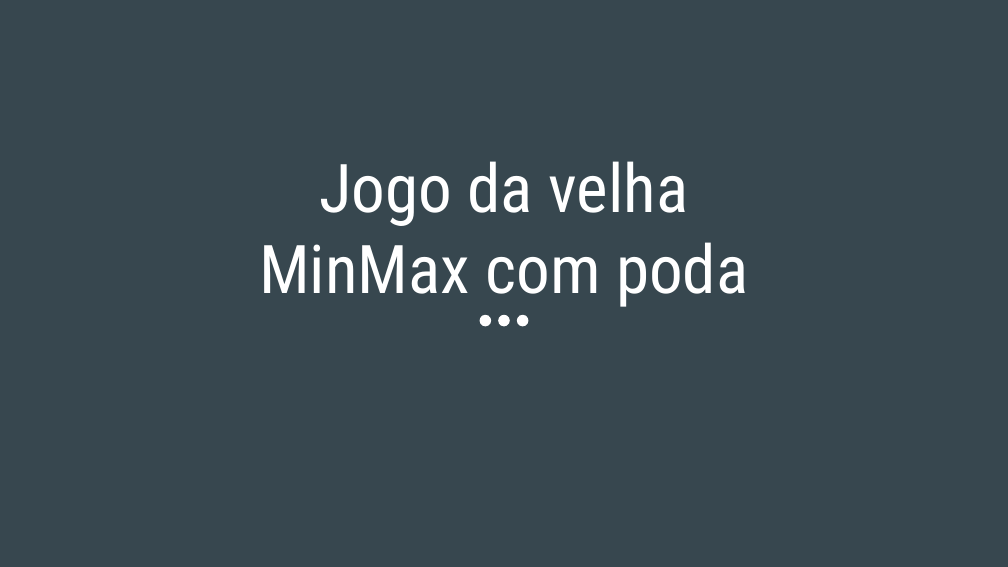
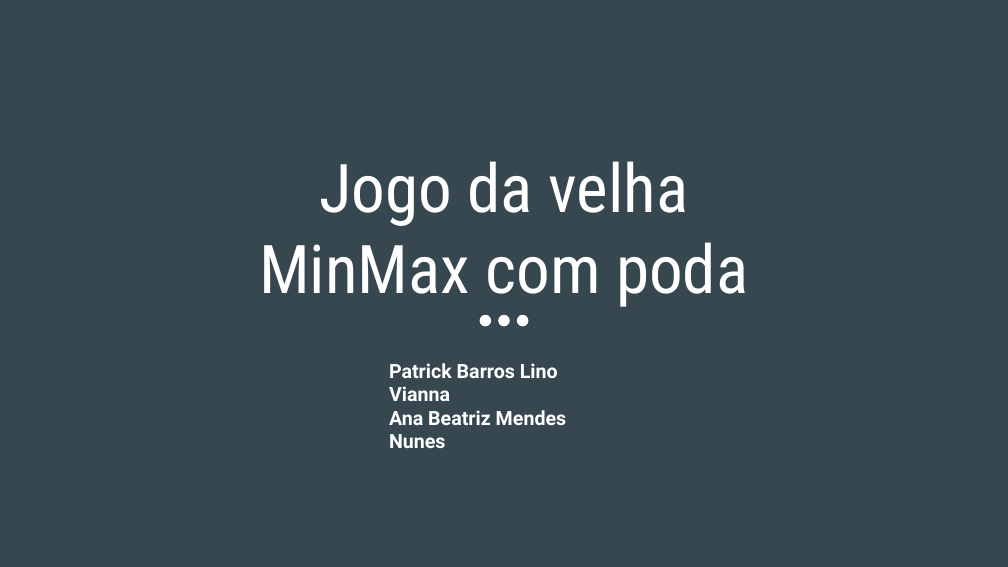
Before and after one commit to patrickvianna/jogoDaVelha-minMax, a slide deck: slide 1 of Jogo da velha MinMax com poda.pptx. Drawn at 1008x567 pixels with LibreOffice and Linux fonts; fonts in the diff are those of the drawing. Boxes give left, top, right and bottom in pixels: in the first picture for what was removed or moved away, otherwise in the second. Text is boxed around its words. In the diff, an @@ line names an element or a change of style, - is before the commit and + after.

```diff
--- a/Jogo da velha MinMax com poda.pptx
+++ b/Jogo da velha MinMax com poda.pptx
@@ text added at box(389, 363, 567, 448), 14 pt, text #FFFFFF, bold @@
+Patrick Barros Lino Vianna
+Ana Beatriz Mendes Nunes
```
Also in this commit, not shown: 1 slide added.
